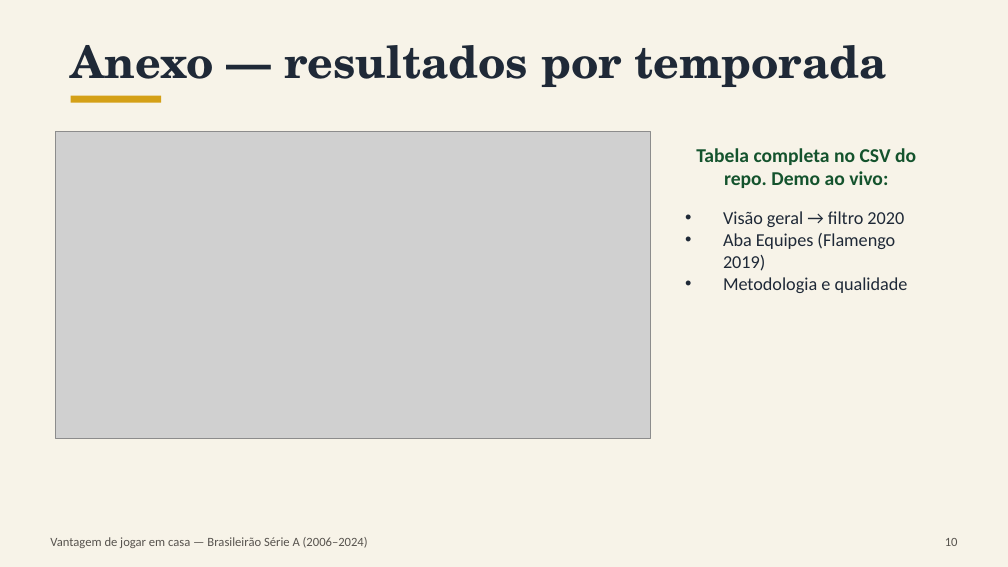
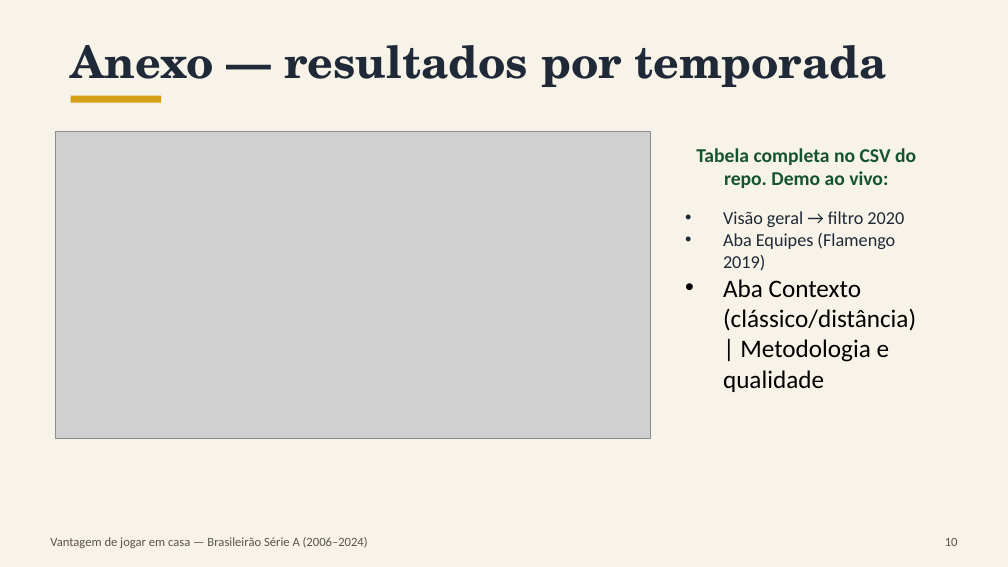
Before and after one commit to EmiyaKiritsugu3/TCC, a slide deck: slide 10 of apresentacao/apresentacao_tcc.pptx. Drawn at 1008x567 pixels with LibreOffice and Linux fonts; fonts in the diff are those of the drawing; grey boxes stand for pictures. Boxes give left, top, right and bottom in pixels: in the first picture for what was removed or moved away, otherwise in the second. Text is boxed around its words. In the diff, an @@ line names an element or a change of style, - is before the commit and + after.

Commit message:
docs: atualiza deck com mudanca de nivel, contexto e 96 testes

```diff
--- a/apresentacao/apresentacao_tcc.pptx
+++ b/apresentacao/apresentacao_tcc.pptx
@@ text at box(723, 279, 916, 392): text changed; size 13 to 18 pt; text colour #1F2937 to #000000 @@
-• Metodologia e qualidade
+• Aba Contexto (clássico/distância) | Metodologia e qualidade
```
Also in this commit, not shown: 3 other slides changed, 2 other files.
